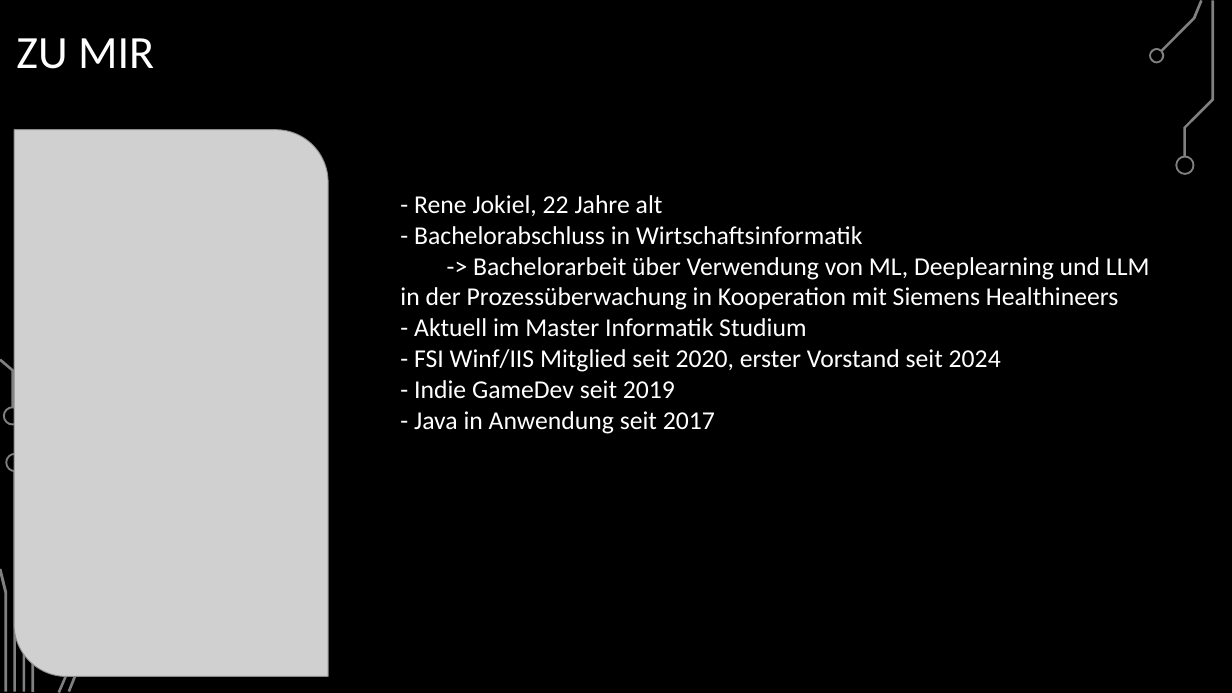
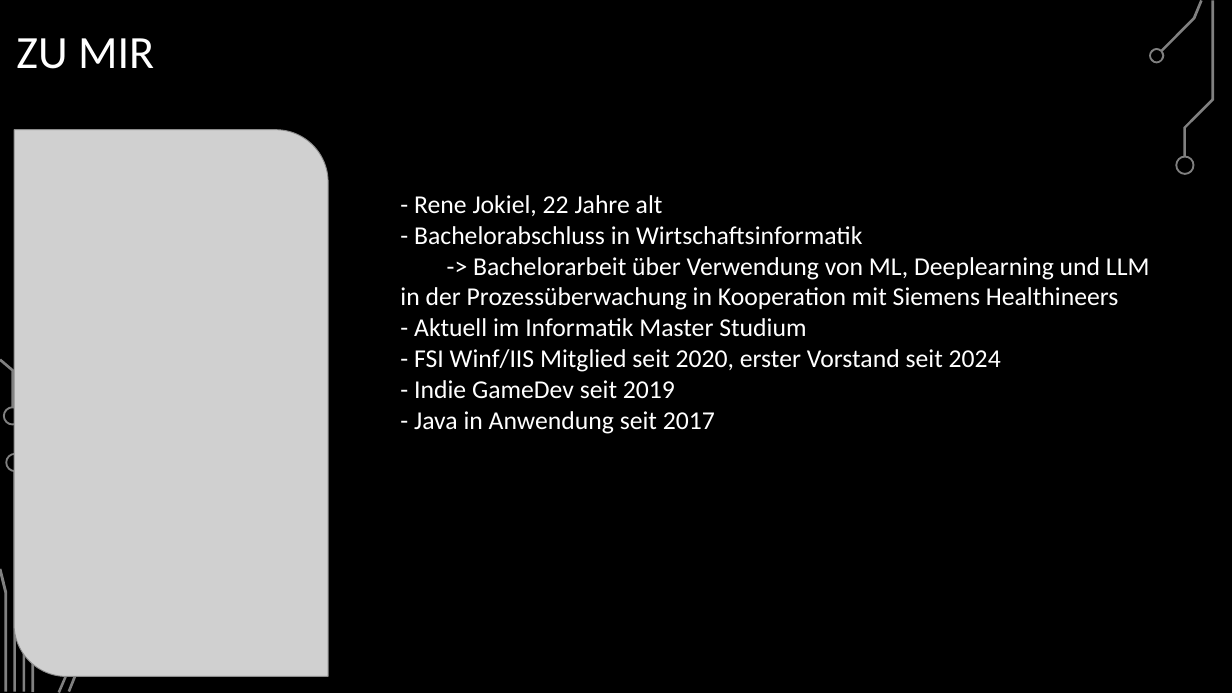
Before and after one commit to BelmontR/Java-Tutorial-Course, a slide deck: slide 3 of Java Grundkurs.pptx. Drawn at 1232x693 pixels with LibreOffice and Linux fonts; fonts in the diff are those of the drawing; grey boxes stand for pictures; background and template pictures are left out. Boxes give left, top, right and bottom in pixels: in the first picture for what was removed or moved away, otherwise in the second. Text is boxed around its words. In the diff, an @@ line names an element or a change of style, - is before the commit and + after.

```diff
--- a/Java Grundkurs.pptx
+++ b/Java Grundkurs.pptx
@@ text at (x1=414, y1=318, x2=806, y2=337): text changed @@
-- Aktuell im Master Informatik Studium
+- Aktuell im Informatik Master Studium
```
Also in this commit, not shown: 3 other slides changed, 1 slide added, 4 other files.
